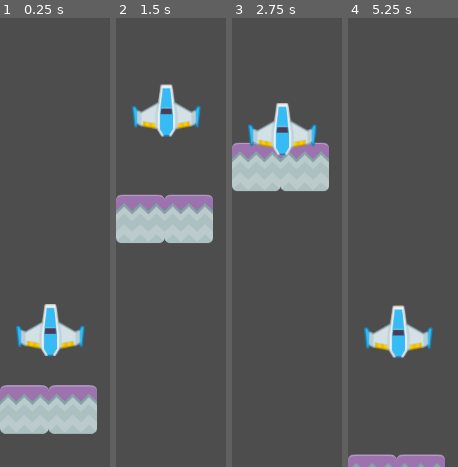
Above: before the commit, frames 1-4 (left to right).
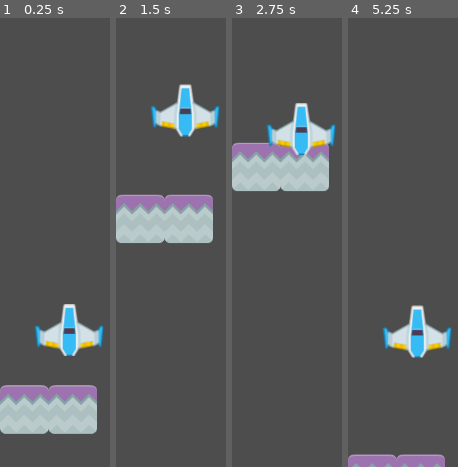
Above: after the commit, the same moments.

Repository: nano141004/GameDev-Tutorial2
Game: Godot game, scene res://scenes/MainLevel.tscn
Two runs of this game, one before a commit and one after it. Both use one fixed random seed, a clock stepped at 60 frames per second and the inputs below.
Inputs:
- Up to frame 1 (0.25 s): no input
- Up to frame 2 (1.5 s): hold Up (move_up) 0.53-1.28 s; hold Down (move_down) from 1.28 s (still down)
- Up to frame 3 (2.75 s): release Down (move_down) at 2.03 s; hold Up (move_up) from 2.03 s (still down)
- Up to frame 4 (5.25 s): tap Enter at 3.5 s; release Up (move_up) at 3.53 s; hold Down (move_down) from 3.53 s (still down)

The runs differ from the first frame. In frame 1, 5.3% of the frame differs, in the area x 14-95%, y 63-76%; in frame 2, 5.4%; in frame 3, 5.3%; in frame 4, 5.4%.

Commit message:
update progress(1): finished answering question(need to recheck)

Diff:
--- a/scenes/MainLevel.tscn
+++ b/scenes/MainLevel.tscn
@@ -20,7 +20,8 @@
 position = Vector2(70, 0)
 
 [node name="BlueShip" parent="." instance=ExtResource("2")]
-position = Vector2(72.7009, 421.901)
+position = Vector2(100, 421.901)
+scale = Vector2(4, 4)
 lock_rotation = true
 
 [node name="ObjectiveArea" type="Area2D" parent="."]
Not shown, changed: README.md
